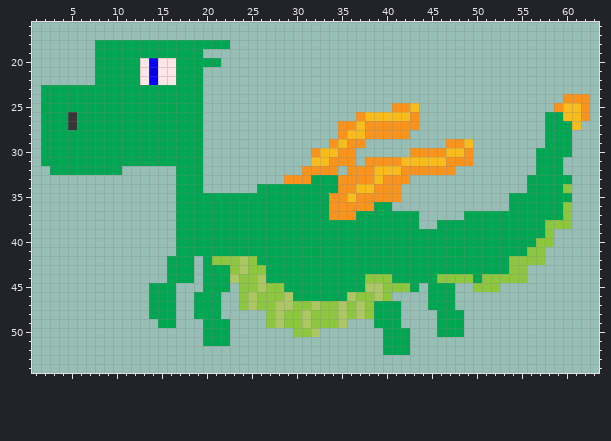
Two states of a pixel-art sprite, LoveLaceTest/sprites/EllenTestSprite/1305d213-29eb-4f52-b2bd-f5636b1bf6ad.png. Above: the version before the commit.
The file is 64x64 pixels. Shown: x 1..63, y 16..54.
And afterwards:
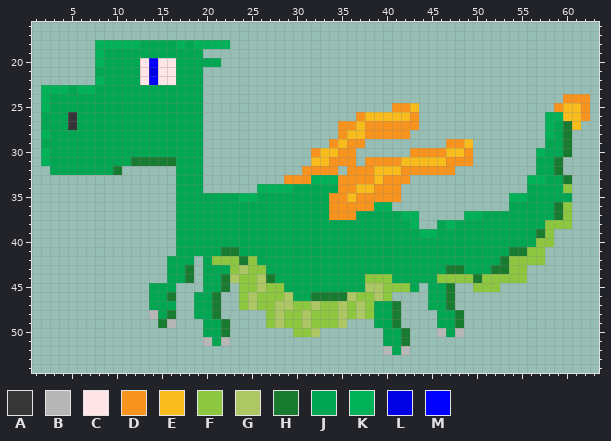
Palette (. is transparent): A #363636  B #b7b7b7  C #ffe5e5  D #f8941d  E #f8bd1d  F #8dc73f  G #acc763  H #197b30  J #00a651  K #00b257  L #0000e5  M #0000ff
Change:
y 18: x 8..12 JJJJJ -> KKKKK; x 17 J -> K; x 19..22 JJJJ -> KKKK
y 19..20: x 8 J -> K
y 22: x 8 J -> K
y 23: x 2..4 JJJ -> KKK; x 6..7 JJ -> KK
y 24..25: x 2 J -> K
y 26: x 58..59 JJ -> KK
y 27: x 58 J -> K; x 60 J -> H
y 28: x 2 J -> K; x 58 J -> K; x 60 J -> H
y 29: x 60 J -> H
y 30: x 2 J -> K; x 57 J -> K; x 60 J -> H
y 31: x 2 J -> K; x 12..16 JJJJJ -> HHHHH; x 59 J -> H
y 32: x 10 J -> H; x 59 J -> H
y 33: x 32..34 JJJ -> KKK; x 56..57 JJ -> KK; x 60 J -> H
y 34: x 26..29 JJJJ -> KKKK
y 35: x 24..25 JJ -> KK; x 54..55 JJ -> KK
y 36: x 39..40 JJ -> KK; x 59 J -> H
y 37: x 42..43 JJ -> KK; x 49..50 JJ -> KK; x 59 J -> H
y 38: x 43 J -> K; x 47 J -> K
y 39: x 44..45 JJ -> KK; x 57 J -> H
y 41: x 22..23 JJ -> HH; x 54..55 JJ -> HH
y 42: x 24 G -> H; x 53 J -> H
y 43: x 18 J -> H; x 47..48 JJ -> HH; x 52..53 JJ -> HH
y 44: x 18 J -> H; x 22 J -> H; x 27 J -> H; x 50 J -> H
y 45: x 22 J -> H; x 47 J -> H
y 46: x 16 J -> H; x 21 J -> H; x 32..35 JJJJ -> HHHH; x 47 J -> H
y 47: x 21 J -> H; x 41 J -> H; x 47 J -> H
y 48: x 14 J -> B; x 16 J -> H; x 21 J -> H; x 41 J -> H; x 48 J -> H
y 49: x 15..16 JJ -> HB; x 22 J -> H; x 41 J -> H; x 48 J -> H
y 50: x 22 J -> H; x 42 J -> H; x 46 J -> B; x 48 J -> B
y 51: x 20 J -> B; x 22 J -> B; x 42 J -> H
y 52: x 40 J -> B; x 42 J -> B
Pixel boxes of the changes (left, top, right, bottom) in both pictures:
changed: (41, 40, 572, 355)
